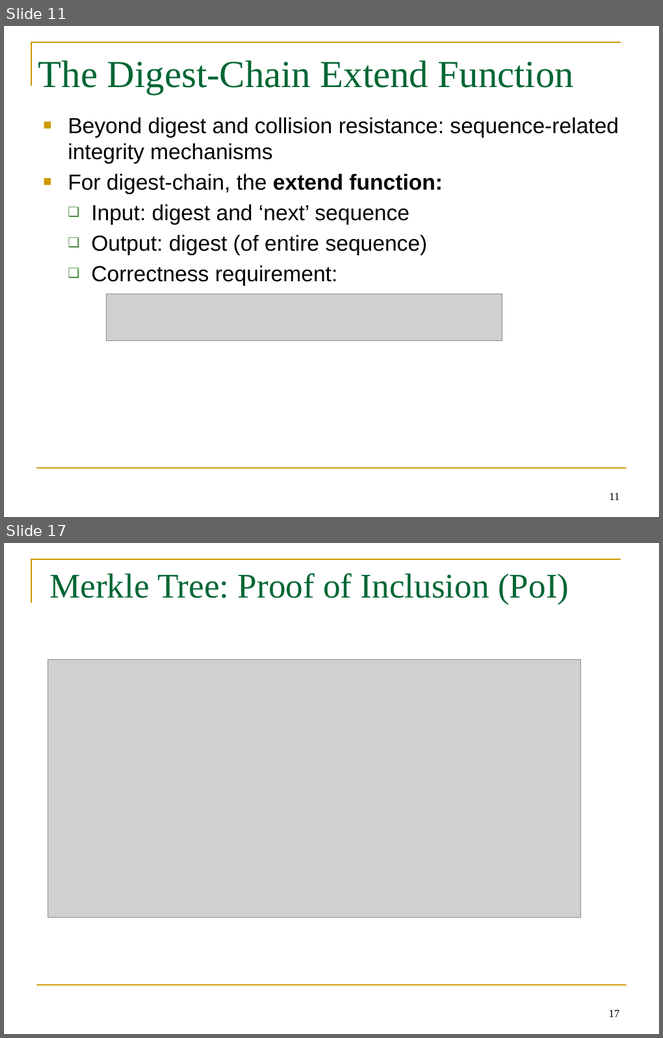
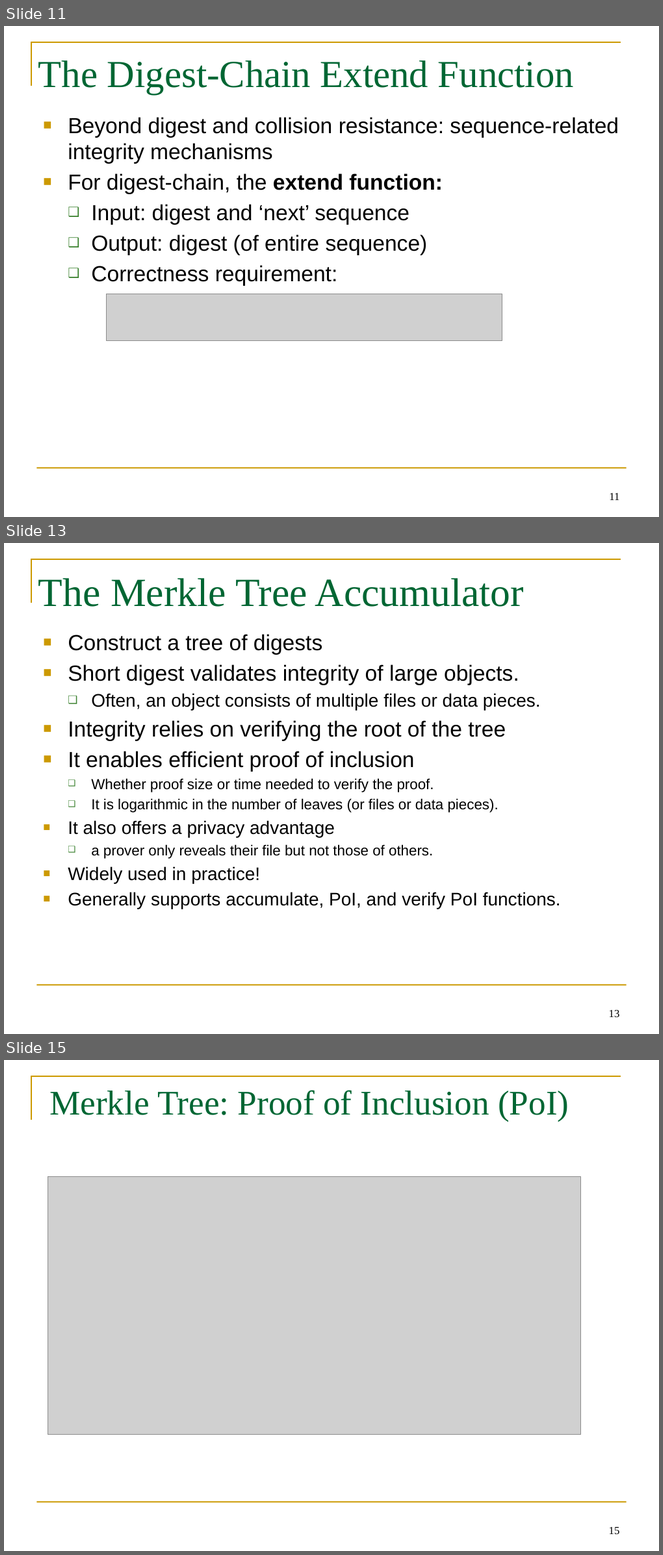
Before and after one commit to GhadaAlmashaqbeh/GhadaAlmashaqbeh.github.io, a slide deck: courses/cse3400-f2026/lecture7.pptx. Shown one above the other, each under a label of ours: slides 11 and 17 before the commit, slides 11, 13 and 15 after it; the slides between them are not shown. The pictures are 663x1038 and 663x1555 pixels, drawn with LibreOffice and Linux fonts; fonts in the diff are those of the drawing; grey boxes stand for pictures. Boxes give left, top, right and bottom in pixels: in the first picture for what was removed or moved away, otherwise in the second. Text is boxed around its words. In the diff, an @@ line names an element or a change of style, - is before the commit and + after.

```diff
--- a/courses/cse3400-f2026/lecture7.pptx
+++ b/courses/cse3400-f2026/lecture7.pptx
@@ slide 13 added at <box>4,543,659,1034</box>, background #FFFFFF; not listed: 2 template elements that a slide beside it also shows @@
@@ title added at <box>38,578,524,607</box>, 44 pt, text #006633 @@
+The Merkle Tree Accumulator
@@ text added at <box>68,634,561,909</box>, 20 pt, text #000000 @@
+■ Construct a tree of digests
+■ Short digest validates integrity of large objects.
+  ❑ Often, an object consists of multiple files or data pieces.
+■ Integrity relies on verifying the root of the tree
+■ It enables efficient proof of inclusion
+  ❑ Whether proof size or time needed to verify the proof.
+  ❑ It is logarithmic in the number of leaves (or files or data pieces).
+■ It also offers a privacy advantage
+  ❑ a prover only reveals their file but not those of others.
+■ Widely used in practice!
+■ Generally supports accumulate, PoI, and verify PoI functions.
@@ page number added at <box>609,1010,620,1017</box>, 12 pt, text #000000 @@
+13
@@ what was slide 17 is now slide 15 @@
@@ page number at <box>609,1527,620,1534</box>: text changed @@
-17
+15
```
Also in this commit, not shown: 4 slides changed, 1 other slide added, 3 slides removed, 11 other files.
